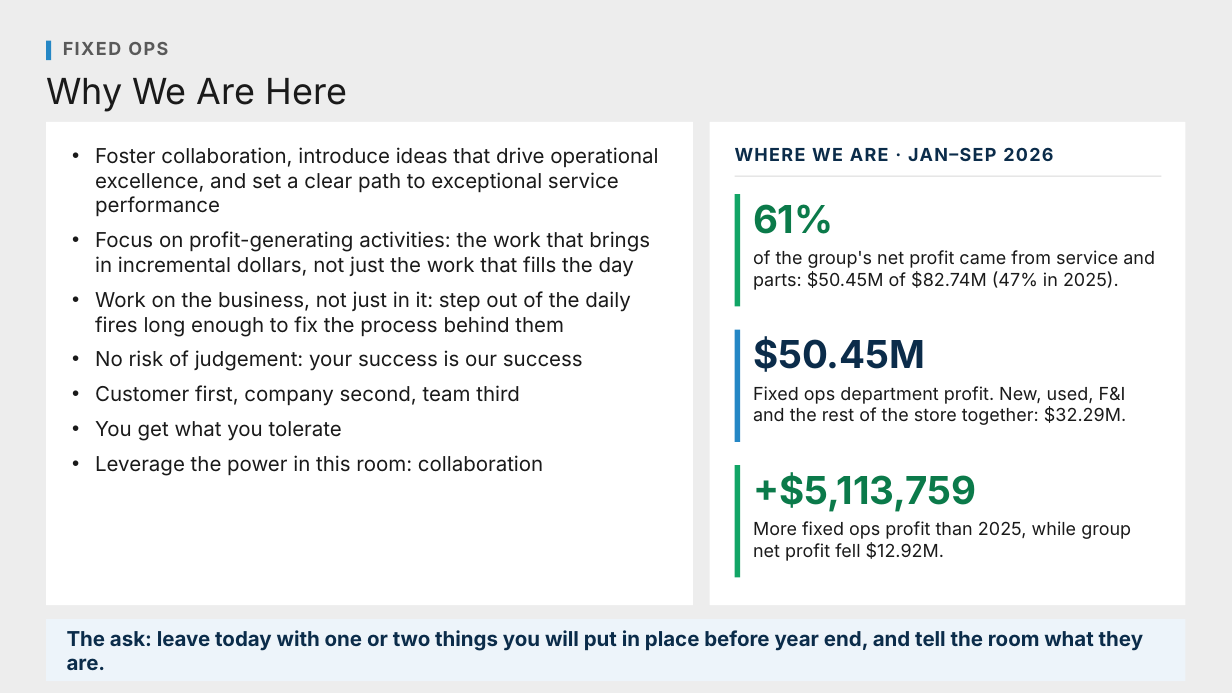
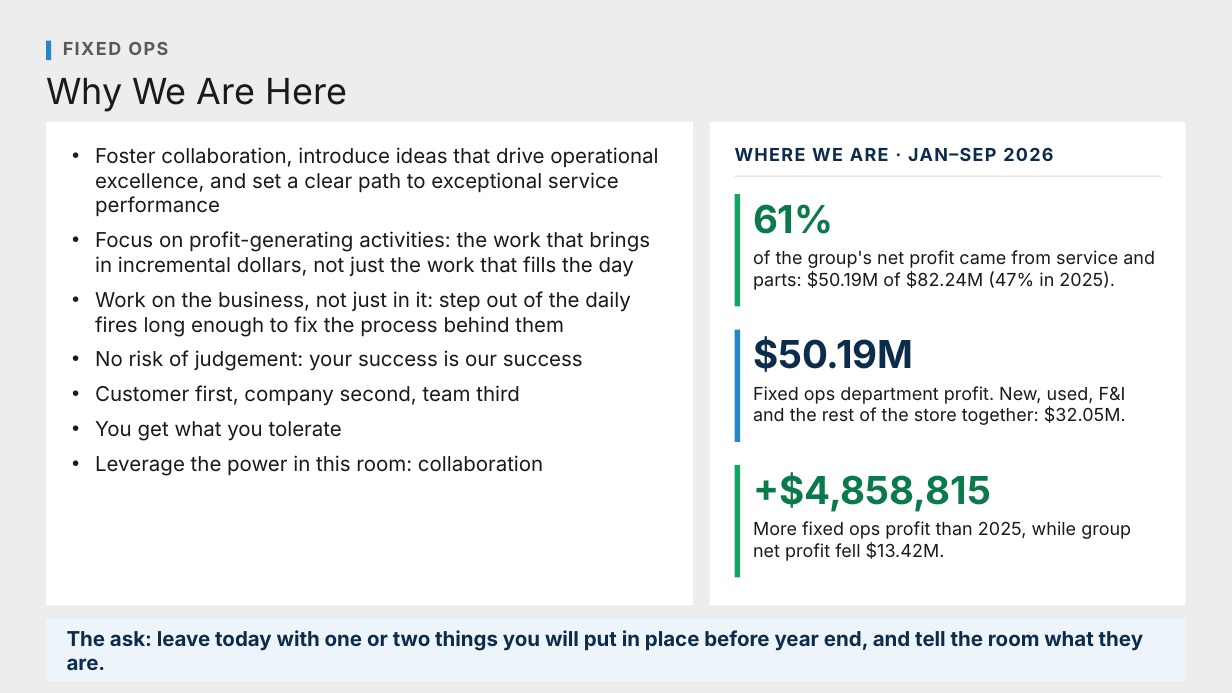
Before and after one commit to Ndresner/Noah, a slide deck: slide 1 of day2-deck/decks/Why We Are Here - Preview.pptx. Drawn at 1232x693 pixels with LibreOffice and Linux fonts; fonts in the diff are those of the drawing. Boxes give left, top, right and bottom in pixels: in the first picture for what was removed or moved away, otherwise in the second. Text is boxed around its words. In the diff, an @@ line names an element or a change of style, - is before the commit and + after.

```diff
--- a/day2-deck/decks/Why We Are Here - Preview.pptx
+++ b/day2-deck/decks/Why We Are Here - Preview.pptx
@@ text at (x1=753, y1=250, x2=1155, y2=290): text changed @@
-of the group's net profit came from service and parts: $50.45M of $82.74M (47% in 2025).
+of the group's net profit came from service and parts: $50.19M of $82.24M (47% in 2025).
@@ text at (x1=753, y1=336, x2=914, y2=372): text changed @@
-$50.45M
+$50.19M
@@ text at (x1=753, y1=386, x2=1126, y2=425): text changed @@
-Fixed ops department profit. New, used, F&I and the rest of the store together: $32.29M.
+Fixed ops department profit. New, used, F&I and the rest of the store together: $32.05M.
@@ text at (x1=753, y1=472, x2=991, y2=512): text changed @@
-+$5,113,759
++$4,858,815
@@ text at (x1=753, y1=521, x2=1131, y2=561): text changed @@
-More fixed ops profit than 2025, while group net profit fell $12.92M.
+More fixed ops profit than 2025, while group net profit fell $13.42M.
```
Also in this commit, not shown: 3 other files.
